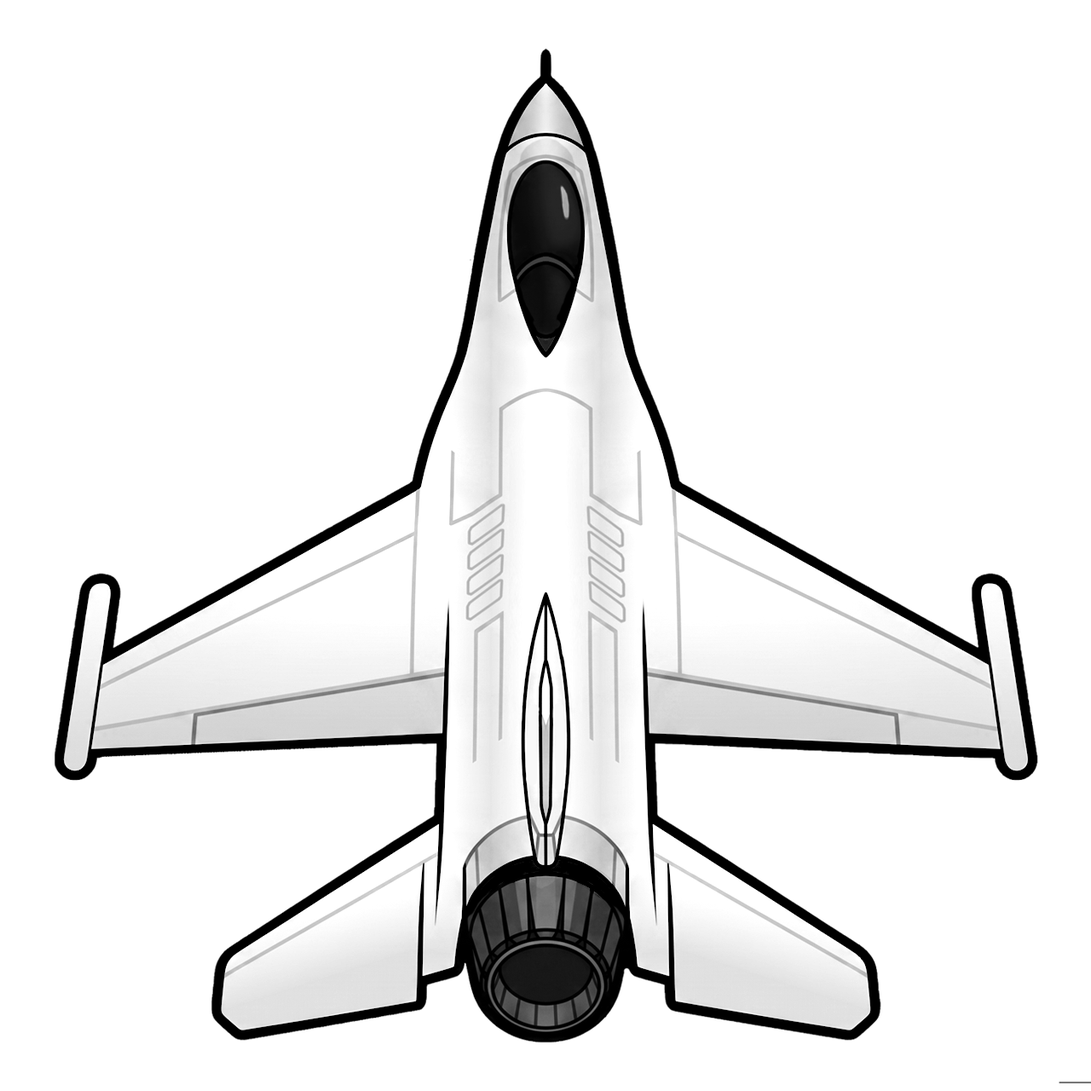
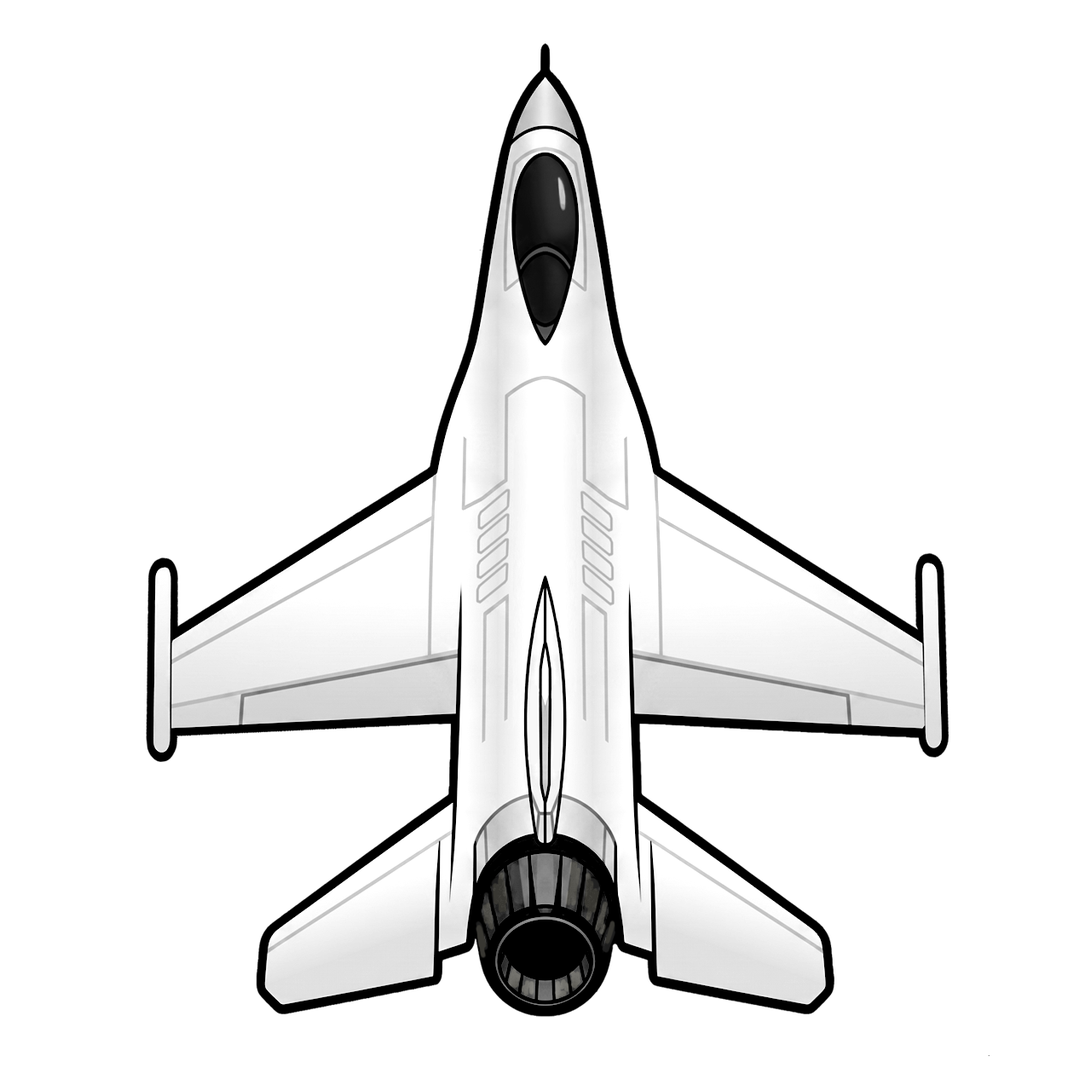
Comparing the layer stacks of the two (1091, 1091) images. Changes:
added layer "Layer 14" (25%) above "Levels 1" over (x1=474, y1=153, x2=617, y2=1001)
removed layer "Layer 11" (was 42%) over (x1=507, y1=161, x2=585, y2=356)
removed layer "Layer 10" over (x1=54, y1=48, x2=1091, y2=1084)
added layer "Layer 12" over (x1=145, y1=43, x2=991, y2=1057)
